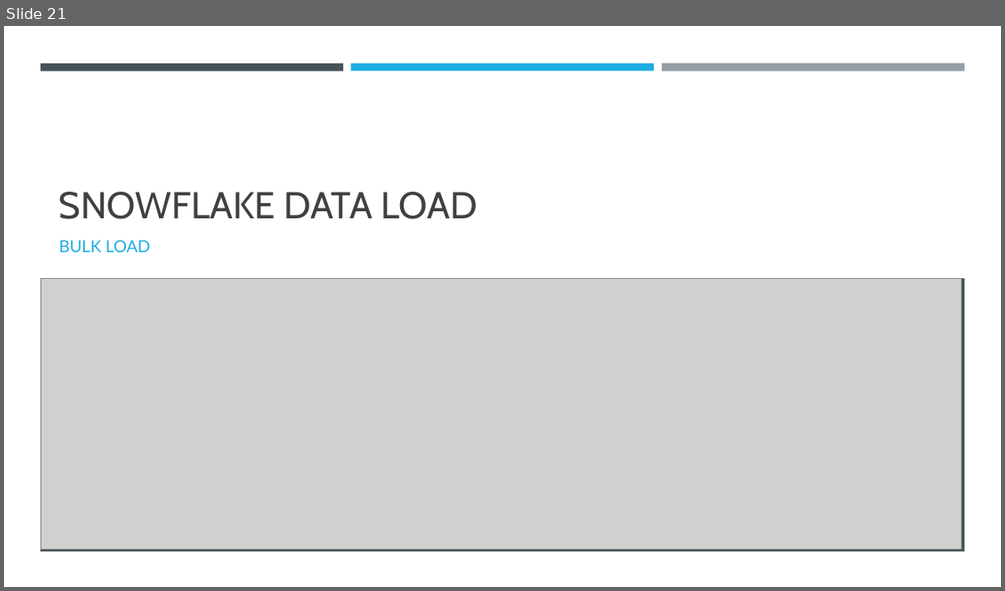
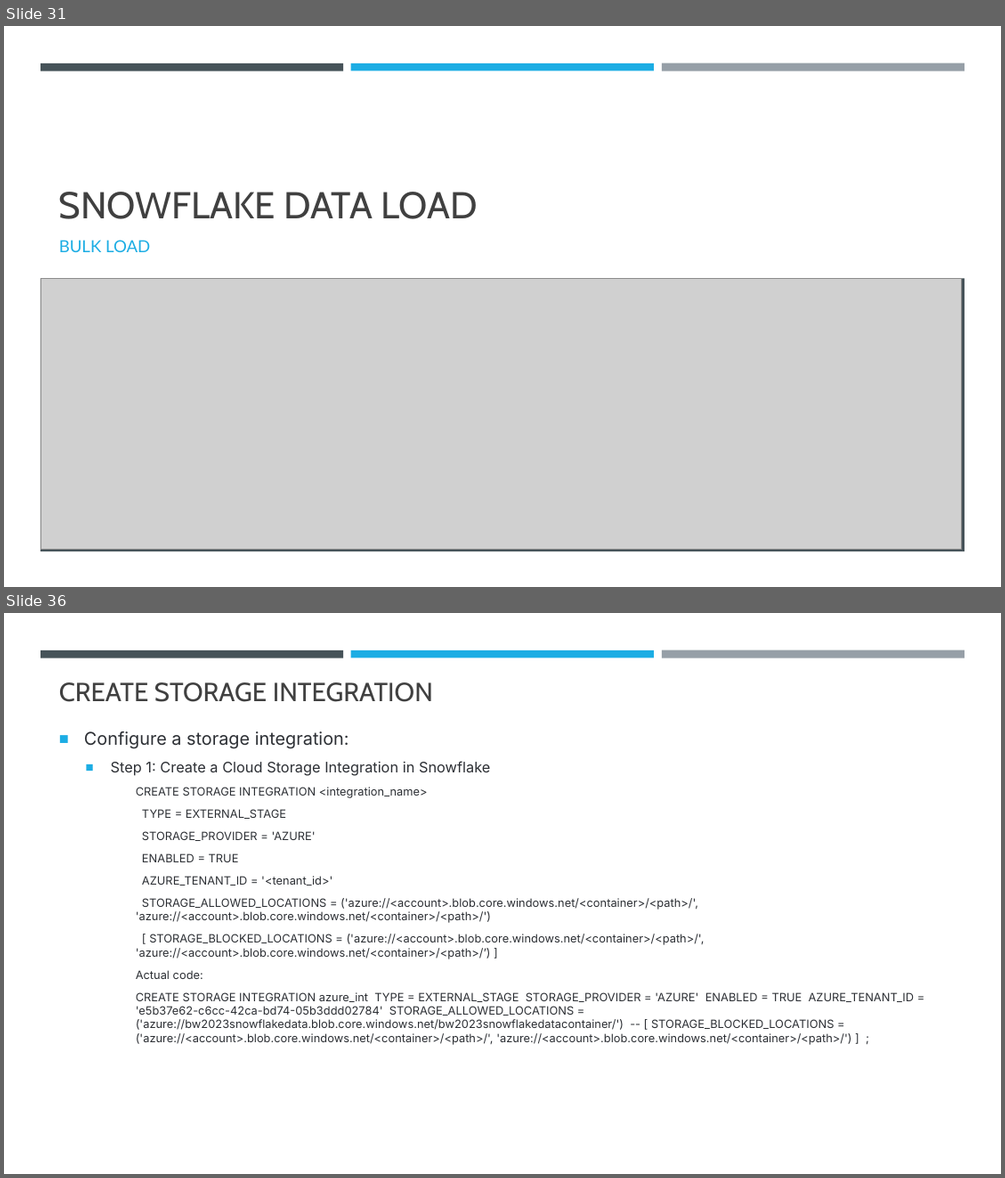
Before and after one commit to umeshmahajan/azure-brainworks2023, a slide deck: docs/Azure-Snowflake.pptx. Shown one above the other, each under a label of ours: slide 21 before the commit, slides 31 and 36 after it; the slides between them are not shown. The pictures are 1005x591 and 1005x1178 pixels, drawn with LibreOffice and Linux fonts; fonts in the diff are those of the drawing; grey boxes stand for pictures. Boxes give left, top, right and bottom in pixels: in the first picture for what was removed or moved away, otherwise in the second. Text is boxed around its words. In the diff, an @@ line names an element or a change of style, - is before the commit and + after.

```diff
--- a/docs/Azure-Snowflake.pptx
+++ b/docs/Azure-Snowflake.pptx
@@ slide 36 added at bbox=[4, 613, 1001, 1174], background #FFFFFF; not listed: 3 template elements that a slide beside it also shows @@
@@ title added at bbox=[59, 682, 433, 702], 25.2 pt, text #404040 @@
+CREATE STORAGE INTEGRATION
@@ text added at bbox=[84, 731, 914, 1045], 11 pt, text #2C2F34 @@
+■ Configure a storage integration:
+  ■ Step 1: Create a Cloud Storage Integration in Snowflake
+      CREATE STORAGE INTEGRATION <integration_name>
+      TYPE = EXTERNAL_STAGE
+      STORAGE_PROVIDER = 'AZURE'
+      ENABLED = TRUE
+      AZURE_TENANT_ID = '<tenant_id>'
+      STORAGE_ALLOWED_LOCATIONS = ('azure://<account>.blob.core.windows.net/<container>/<path>/', 'azure://<account>.blob.core.windows.net/<container>/<path>/')
+      [ STORAGE_BLOCKED_LOCATIONS = ('azure://<account>.blob.core.windows.net/<container>/<path>/', 'azure://<account>.blob.core.windows.net/<container>/<path>/’) ]
+      Actual code:
+      CREATE STORAGE INTEGRATION azure_int TYPE = EXTERNAL_STAGE STORAGE_PROVIDER = 'AZURE' ENABLED = TRUE AZURE_TENANT_ID = 'e5b37e62-c6cc-42ca-bd74-05b3ddd02784' STORAGE_ALLOWED_LOCATIONS = ('azure://bw2023snowflakedata.blob.core.windows.net/bw2023snowflakedatacontainer/') -- [ STORAGE_BLOCKED_LOCATIONS = ('azure://<account>.blob.core.windows.net/<container>/<path>/', 'azure://<account>.blob.core.windows.net/<container>/<path>/') ] ;
@@ what was slide 21 is now slide 31 @@
```
Also in this commit, not shown: 2 slides changed, 20 other slides added, 2 slides removed, 7 other files.
